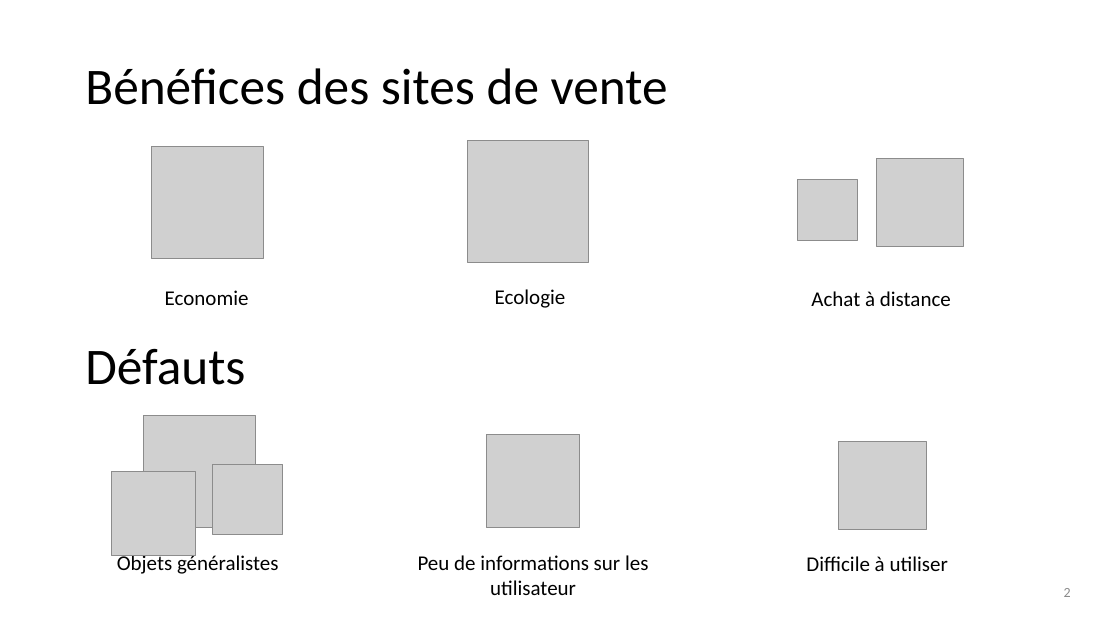
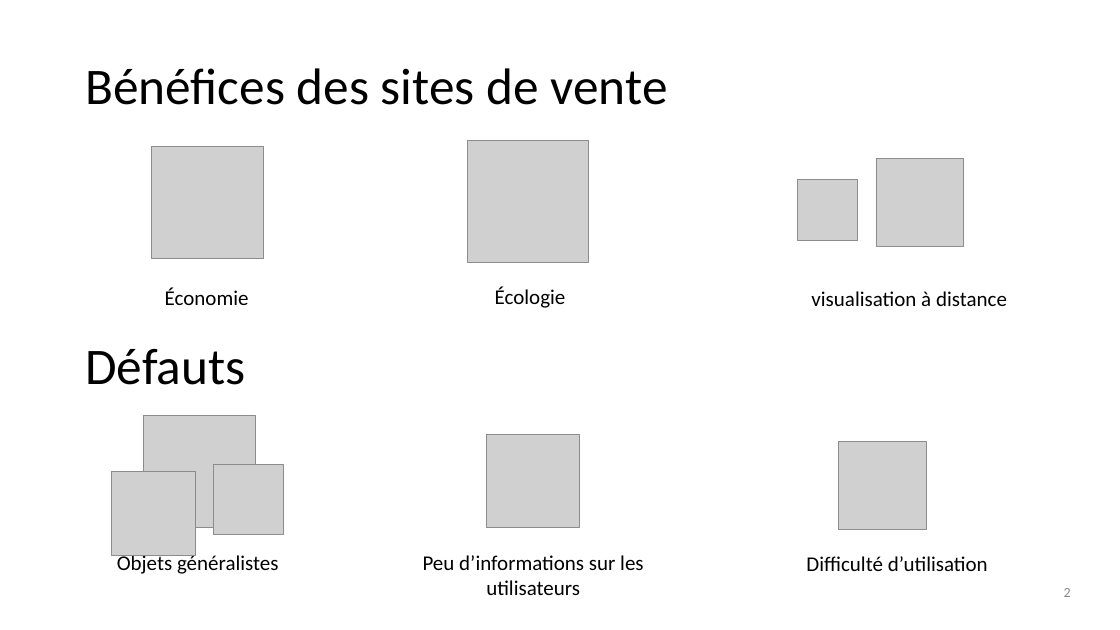
Before and after one commit to unige-pinfo-2019/PInfo1, a slide deck: slide 2 of Docs/UNIbay_DeskPitch.pptx. Drawn at 1120x630 pixels with LibreOffice and Linux fonts; fonts in the diff are those of the drawing; grey boxes stand for pictures. Boxes give left, top, right and bottom in pixels: in the first picture for what was removed or moved away, otherwise in the second. Text is boxed around its words. In the diff, an @@ line names an element or a change of style, - is before the commit and + after.

```diff
--- a/Docs/UNIbay_DeskPitch.pptx
+++ b/Docs/UNIbay_DeskPitch.pptx
@@ text at <box>165,288,249,305</box>: text changed @@
-Economie
+Économie
@@ text at <box>495,286,566,308</box>: text changed @@
-Ecologie
+Écologie
@@ text at <box>811,291,1007,306</box>: text changed @@
-Achat à distance
+visualisation à distance
@@ text at <box>423,555,643,595</box>: text changed @@
-Peu de informations sur les
-utilisateur
+Peu d’informations sur les
+utilisateurs
@@ text at <box>806,556,988,571</box>: text changed @@
-Difficile à utiliser
+Difficulté d’utilisation
```
Also in this commit, not shown: 9 other slides changed, 7 slides added, 1 slide removed.
